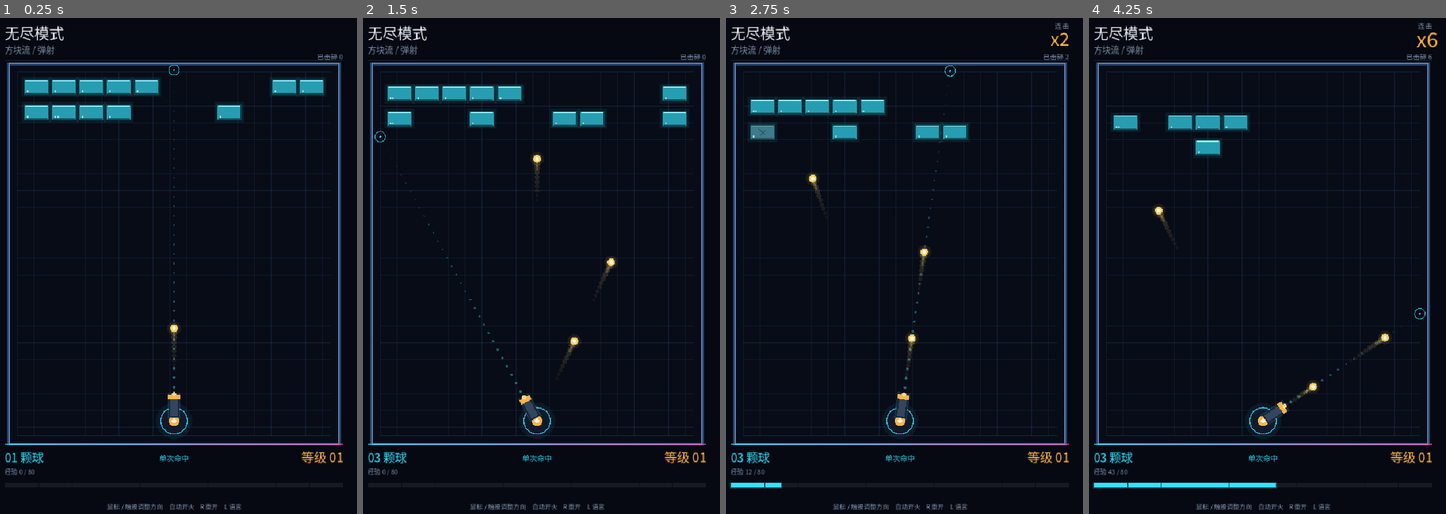
Above: before the commit, frames 1-4 (left to right).
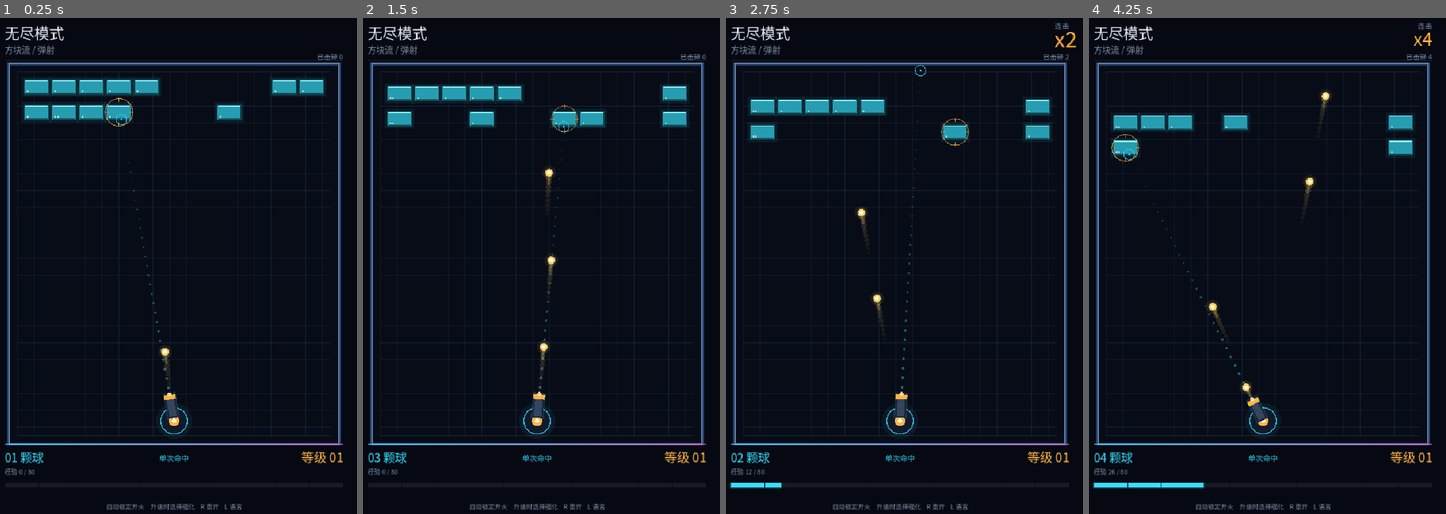
Above: after the commit, the same moments.

Repository: soryu-ryouji/build-shoot
Game: Godot game, scene res://scenes/main.tscn
Two runs of this game, one before a commit and one after it. Both use one fixed random seed, a clock stepped at 60 frames per second and the inputs below.
Inputs (mouse positions are in pixels of both pictures, inside the frame that each line leads up to):
- Up to frame 1 (0.25 s): no input
- Up to frame 2 (1.5 s): tap Enter at 0.5 s; move the mouse to (620, 241) at 0.52 s; tap R at 0.6 s; click (620, 241) at 0.67 s; drag from (459, 290) to (516, 370) at 1.27 s
- Up to frame 3 (2.75 s): move the mouse to (936, 156) at 2.02 s; tap 1 at 2.1 s; click (936, 156) at 2.17 s
- Up to frame 4 (4.25 s): drag from (1242, 370) to (1149, 191) at 2.77 s; move the mouse to (1378, 340) at 3.52 s; tap 3 at 3.6 s; click (1378, 340) at 3.67 s

The runs differ from the first frame. In frame 1, 0.7% of the frame differs, in the area x 29-68%, y 9-100%; in frame 2, 1.2%; in frame 3, 2.2%; in frame 4, 3.0%, in the area x 3-98%, y 2-100%.

Commit message:
feat: 炮塔自动锁定与自动开火

Diff:
--- a/i18n/en.json
+++ b/i18n/en.json
@@ -11,7 +11,7 @@
   "hud.bounces": "BOUNCES %d",
   "hud.level": "LV %02d",
   "hud.xp": "XP %d / %d",
-  "hud.hint": "MOUSE / TOUCH TO AIM    AUTO FIRE    R TO RESTART    L LANGUAGE",
+  "hud.hint": "AUTO LOCK & FIRE    CHOOSE UPGRADES    R TO RESTART    L LANGUAGE",
   "toast.upgrade_installed": "UPGRADE INSTALLED",
   "upgrade.title": "LEVEL UP",
   "upgrade.subtitle": "CHOOSE ONE UPGRADE    1 / 2 / 3",
--- a/i18n/zh_CN.json
+++ b/i18n/zh_CN.json
@@ -11,7 +11,7 @@
   "hud.bounces": "弹跳 %d",
   "hud.level": "等级 %02d",
   "hud.xp": "经验 %d / %d",
-  "hud.hint": "鼠标 / 触摸调整方向    自动开火    R 重开    L 语言",
+  "hud.hint": "自动锁定开火    升级时选择强化    R 重开    L 语言",
   "toast.upgrade_installed": "强化已安装",
   "upgrade.title": "升级",
   "upgrade.subtitle": "选择一个强化    1 / 2 / 3",
--- a/scripts/blocks.gd
+++ b/scripts/blocks.gd
@@ -79,6 +79,31 @@
 			any = true
 	_flashing = any
 	queue_redraw()
+
+
+## 自动炮塔的目标：优先选择最靠近底部、且还在炮塔上方的方块。
+## 同一行里选离炮塔最近的一块，方便炮塔左右扫射。
+func get_auto_target(origin: Vector2) -> Dictionary:
+	var best: Dictionary = {}
+	var best_y := -INF
+	var best_dx := INF
+	var max_y := origin.y - 12.0
+	for b in blocks:
+		if not bool(b.alive):
+			continue
+		var rect: Rect2 = b.rect
+		var c := rect.get_center()
+		if c.y > max_y:
+			continue
+		var dx := absf(c.x - origin.x)
+		if c.y > best_y + 0.5:
+			best = b
+			best_y = c.y
+			best_dx = dx
+		elif absf(c.y - best_y) <= 0.5 and dx < best_dx:
+			best = b
+			best_dx = dx
+	return best
 
 
 func damage(id: int, amount: int) -> Dictionary:
--- a/scripts/main.gd
+++ b/scripts/main.gd
@@ -41,6 +41,7 @@
 var active_balls: Array = []
 var pending_levels := 0
 var fire_timer := 0.0
+var shots_fired := 0
 
 var upgrades := {}
 var stats := {
@@ -113,9 +114,10 @@
 
 
 func _process(delta: float) -> void:
+	_update_auto_target()
 	fire_timer = maxf(0.0, fire_timer - delta)
 
-	# 炮塔默认持续开火，鼠标/触摸只负责调整方向
+	# 炮塔自动锁定并持续开火，玩家只负责升级
 	if auto_fire:
 		request_fire()
 
@@ -124,6 +126,16 @@
 		if combo_timer <= 0.0:
 			combo = 0
 
+
+func _update_auto_target() -> void:
+	if blocks == null or turret == null:
+		return
+	var target: Dictionary = blocks.get_auto_target(turret.global_position)
+	if target.is_empty():
+		turret.clear_target()
+		return
+	var rect: Rect2 = target.rect
+	turret.set_target(rect.get_center())
 
 
 func _unhandled_input(event: InputEvent) -> void:
@@ -144,6 +156,9 @@
 	# 枪的冷却独立结算，不等场上的球
 	if fire_timer > 0.0:
 		return
+	# 炮塔转到目标方向后才开火
+	if not turret.is_locked():
+		return
 
 	# 每次发射生成一颗独立的球，旧球继续飞行，不会被吞掉
 	fire_timer = float(stats.cooldown)
@@ -152,6 +167,7 @@
 
 
 func _spawn_ball(pos: Vector2, dir: Vector2) -> void:
+	shots_fired += 1
 	var ball = Ball.new()
 	ball.setup(
 		self,
--- a/scripts/turret.gd
+++ b/scripts/turret.gd
@@ -1,17 +1,23 @@
 extends Node2D
 
-## 固定在底部的炮塔：鼠标/触摸瞄准，点击或空格发射。
+## 自动炮塔：锁定目标、平滑转向、自动开火。玩家不再控制方向。
 
 const Palette = preload("res://scripts/palette.gd")
 
 const BARREL_LENGTH := 54.0
-const AIM_MIN := -PI + 0.12
-const AIM_MAX := -0.12
+const AIM_MIN := -PI + 0.02
+const AIM_MAX := -0.02
+const TURN_SPEED := 14.0
+const LOCK_TOLERANCE := 0.05
 
 var game: Node
 var aim_angle := -PI / 2.0
+var has_target := false
+var target_pos := Vector2.ZERO
+var target_angle := -PI / 2.0
 
 var _recoil := 0.0
+var _time := 0.0
 
 
 func _ready() -> void:
@@ -20,8 +26,29 @@
 
 
 func _process(delta: float) -> void:
+	_time += delta
 	_recoil = maxf(0.0, _recoil - delta * 6.0)
+	if has_target:
+		aim_angle = lerp_angle(aim_angle, target_angle, clampf(delta * TURN_SPEED, 0.0, 1.0))
+		aim_angle = clampf(aim_angle, AIM_MIN, AIM_MAX)
 	queue_redraw()
+
+
+func set_target(pos: Vector2) -> void:
+	target_pos = pos
+	target_angle = clampf((pos - global_position).angle(), AIM_MIN, AIM_MAX)
+	has_target = true
+
+
+func clear_target() -> void:
+	has_target = false
+
+
+func is_locked() -> bool:
+	if not has_target:
+		return false
+	var diff := wrapf(aim_angle - target_angle, -PI, PI)
+	return absf(diff) <= LOCK_TOLERANCE
 
 
 func get_muzzle() -> Vector2:
@@ -32,31 +59,7 @@
 	_recoil = 1.0
 
 
-func _unhandled_input(event: InputEvent) -> void:
-	# 只调整方向，开火由 main 的自动射击驱动
-	if event is InputEventMouseMotion:
-		_aim_at(event.position)
-	elif event is InputEventMouseButton:
-		if event.pressed:
-			_aim_at(event.position)
-	elif event is InputEventScreenTouch:
-		if event.pressed:
-			_aim_at(event.position)
-	elif event is InputEventScreenDrag:
-		_aim_at(event.position)
-
-
-func _aim_at(target: Vector2) -> void:
-	var d := target - global_position
-	if d.length_squared() < 4.0:
-		return
-	var a := d.angle()
-	if d.y >= 0.0:
-		a = AIM_MAX if d.x >= 0.0 else AIM_MIN
-	aim_angle = clampf(a, AIM_MIN, AIM_MAX)
-
-
-## 预测射线：用来画瞄准虚线，撞到方块/反射板/墙就停。
+## 预测射线：用来画瞄准虚线，撞到方块或墙就停。
 func _predict(origin: Vector2, direction: Vector2) -> Vector2:
 	var play_rect: Rect2 = game.get_play_rect()
 	var p := origin
@@ -91,6 +94,20 @@
 		draw_arc(hit, 10.0, 0.0, TAU, 24, Color(Palette.CYAN.r, Palette.CYAN.g, Palette.CYAN.b, 0.7), 1.5)
 		draw_circle(hit, 2.0, Color(Palette.CYAN.r, Palette.CYAN.g, Palette.CYAN.b, 0.85))
 
+	# 锁定环
+	if has_target:
+		var lock := target_pos - global_position
+		var pulse := 0.5 + 0.5 * sin(_time * 6.0)
+		draw_arc(lock, 24.0 + pulse * 2.0, 0.0, TAU, 32, Color(Palette.ACCENT.r, Palette.ACCENT.g, Palette.ACCENT.b, 0.45 + pulse * 0.25), 1.5)
+		for k in 4:
+			var a := k * PI / 2.0
+			draw_line(
+				lock + Vector2.from_angle(a) * 19.0,
+				lock + Vector2.from_angle(a) * 27.0,
+				Color(Palette.ACCENT.r, Palette.ACCENT.g, Palette.ACCENT.b, 0.6),
+				1.5
+			)
+
 	# 炮塔底座
 	draw_circle(Vector2.ZERO, 34.0, Color(Palette.CYAN.r, Palette.CYAN.g, Palette.CYAN.b, 0.06))
 	draw_circle(Vector2.ZERO, 26.0, Color("101a2b"))
--- a/tools/smoke_test.gd
+++ b/tools/smoke_test.gd
@@ -1,6 +1,6 @@
 extends Node
 
-## 无头冒烟测试：滚动方块、初始节奏、单球替换、弹跳耗尽、升级、经验。
+## 无头冒烟测试：滚动方块、自动锁定、自动开火、弹跳耗尽、升级、经验、i18n。
 ## 用法：
 ##   Godot_v4.7.2-stable_win64.exe --headless --fixed-fps 60 --path . res://tools/smoke_test.tscn
 
@@ -11,6 +11,7 @@
 var tracked_y := 0.0
 var target_id := -1
 var target_hp := 0
+var auto_shots_before := 0
 
 
 func _ready() -> void:
@@ -22,6 +23,16 @@
 
 func _process(_delta: float) -> void:
 	frame += 1
+
+	if frame == 3:
+		_check(I18n.locale == "zh_CN", "default locale is Chinese")
+		_check(I18n.t("hud.ready") == "就绪", "Chinese translation loaded")
+		var missing := I18n.missing_keys("en")
+		_check(missing.is_empty(), "en locale has all keys: %s" % str(missing))
+		I18n.set_locale("en")
+		_check(I18n.t("hud.ready") == "READY", "English translation loads")
+		I18n.toggle_locale()
+		_check(I18n.locale == "zh_CN", "locale toggles back to Chinese")
 
 	if frame == 2:
 		_check(main.blocks.blocks.size() > 0, "initial stream populated")
@@ -48,11 +59,23 @@
 			var rect: Rect2 = block.rect
 			_check(rect.position.y > tracked_y + 10.0, "blocks scroll downward")
 
-		var target := _lowest_block()
+		main._update_auto_target()
+		var target: Dictionary = main.blocks.get_auto_target(main.turret.global_position)
+		_check(not target.is_empty(), "auto target found")
+		_check(main.turret.has_target, "turret has a target")
 		target_id = int(target.id)
 		target_hp = int(target.hp)
-		_fire_at_lowest()
-		_check(main.active_balls.size() == 1, "ball spawned")
+
+		# 未对准目标时不能开火
+		main.turret.aim_angle = main.turret.target_angle + 0.4
+		main.fire_timer = 0.0
+		main.request_fire()
+		_check(main.active_balls.is_empty(), "shot blocked while turret is not locked")
+
+		# 对准后开火
+		main.turret.aim_angle = main.turret.target_angle
+		main.request_fire()
+		_check(main.active_balls.size() == 1, "ball spawned after lock")
 		_check(int(main.active_balls[0].bounces_left) == 0, "ball has no bounces at start")
 
 	if frame == 66:
@@ -61,7 +84,7 @@
 		_check(main.active_balls.size() == 1 and main.active_balls[0] == before, "gun cooldown blocks refire")
 
 	if frame == 82:
-		_fire_at_lowest()
+		_fire_auto()
 		_check(main.active_balls.size() == 2, "consecutive shots keep the old ball")
 		if main.active_balls.size() == 2:
 			_check(main.active_balls[0] != main.active_balls[1], "each shot is a separate ball")
@@ -116,7 +139,7 @@
 				main._apply_upgrade(String(def.id))
 		_check(int(main.stats.bounces) == 8, "bounce upgrades stack (0 + 4x2)")
 		_check(float(main.stats.crit) > 0.0, "crit upgrade applied")
-		_fire_at_lowest()
+		_fire_auto()
 		_check(main.active_balls.size() == 1, "can fire after previous ball vanished")
 		_check(int(main.active_balls[0].bounces_left) == 8, "new ball receives upgraded bounces")
 
@@ -134,13 +157,18 @@
 				b.alive = false
 				b.queue_free()
 		main.active_balls.clear()
+		main.blocks.scroll_speed = 20.0
+		main._update_auto_target()
+		if main.turret.has_target:
+			main.turret.aim_angle = main.turret.target_angle
 		main.auto_fire = true
 		main.fire_timer = 0.0
+		auto_shots_before = int(main.shots_fired)
 
 	if frame == 520:
 		_check(main.blocks.blocks.size() < 200, "scrolled blocks are culled")
 		_check(main.blocks.spawned_rows > 4, "new rows keep spawning")
-		_check(main.active_balls.size() > 0, "auto fire spawns balls without input")
+		_check(int(main.shots_fired) > auto_shots_before, "auto fire shoots after lock without input")
 		_check(main.active_balls.size() < 40, "live ball count stays bounded")
 
 	if frame >= 540:
@@ -168,11 +196,12 @@
 	return lowest
 
 
-func _fire_at_lowest() -> void:
-	var target := _lowest_block()
-	var rect: Rect2 = target.rect
-	var origin: Vector2 = main.turret.get_muzzle()
-	main.turret.aim_angle = (rect.get_center() - origin).angle()
+func _fire_auto() -> void:
+	main._update_auto_target()
+	if not main.turret.has_target:
+		return
+	main.turret.aim_angle = main.turret.target_angle
+	main.fire_timer = 0.0
 	main.request_fire()
 
 
